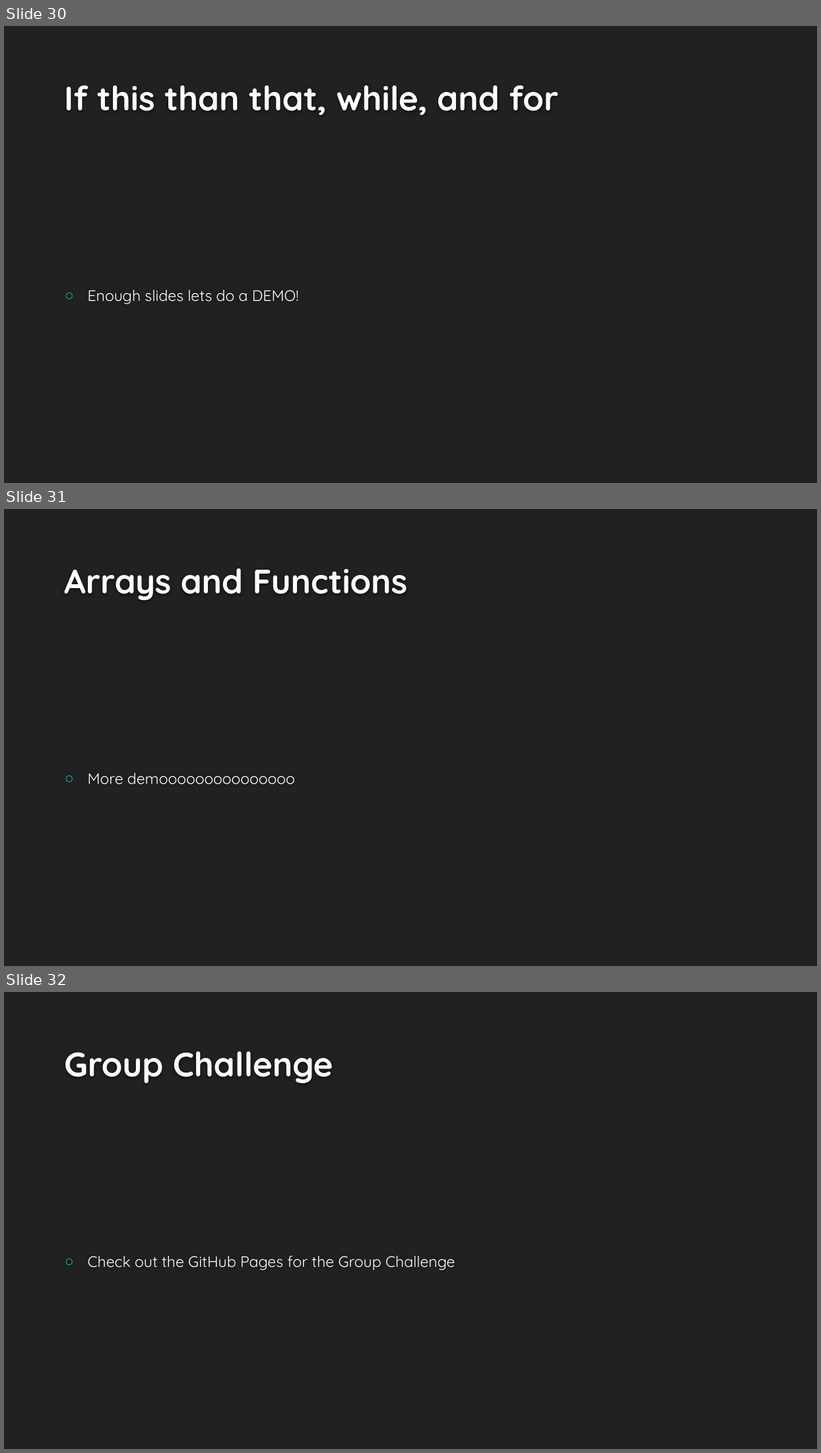
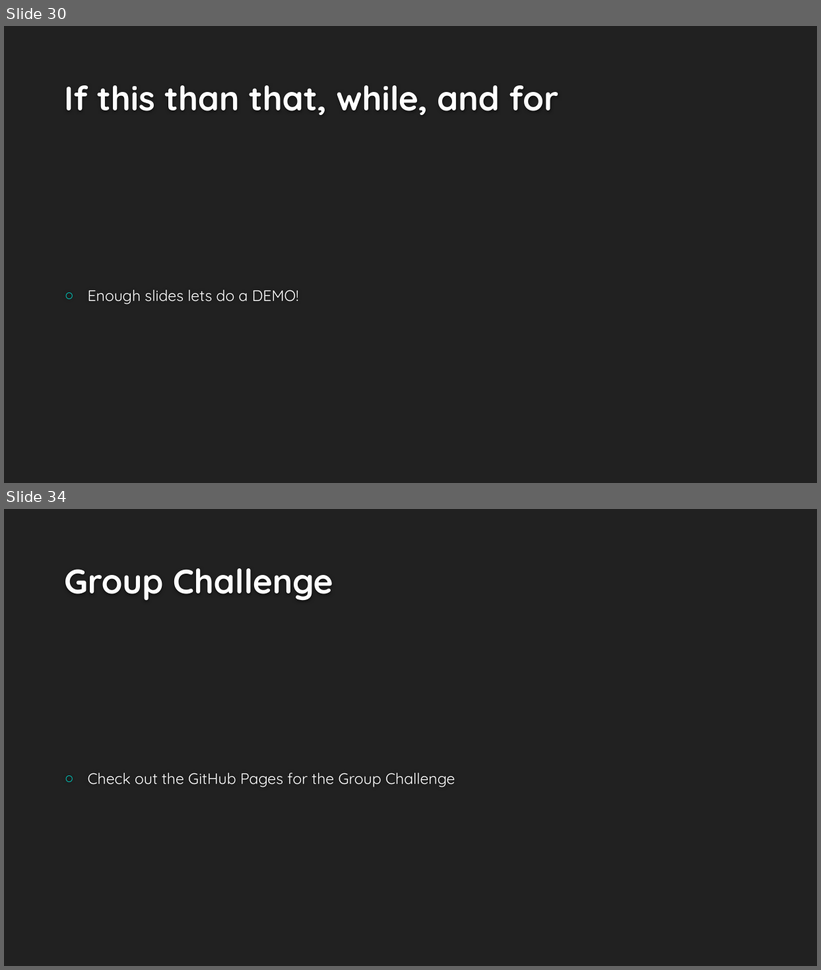
Before and after one commit to binaryfever/WNM617, a slide deck: Week One/Week1Slides.pptx. Shown one above the other, each under a label of ours: slides 30, 31 and 32 before the commit, slides 30 and 34 after it; the slides between them are not shown. The pictures are 821x1453 and 821x970 pixels, drawn with LibreOffice and Linux fonts; fonts in the diff are those of the drawing; background and template pictures are left out. Boxes give left, top, right and bottom in pixels: in the first picture for what was removed or moved away, otherwise in the second. Text is boxed around its words. In the diff, an @@ line names an element or a change of style, - is before the commit and + after.

```diff
--- a/Week One/Week1Slides.pptx
+++ b/Week One/Week1Slides.pptx
@@ slide 31 removed at (4,509,817,966), background #212121 @@
@@ title removed at (64,568,408,601) @@
-Arrays and Functions
@@ text removed at (88,773,295,785) @@
-○ More demooooooooooooooo
@@ what was slide 32 is now slide 34 @@
```
Also in this commit, not shown: 3 slides added.
